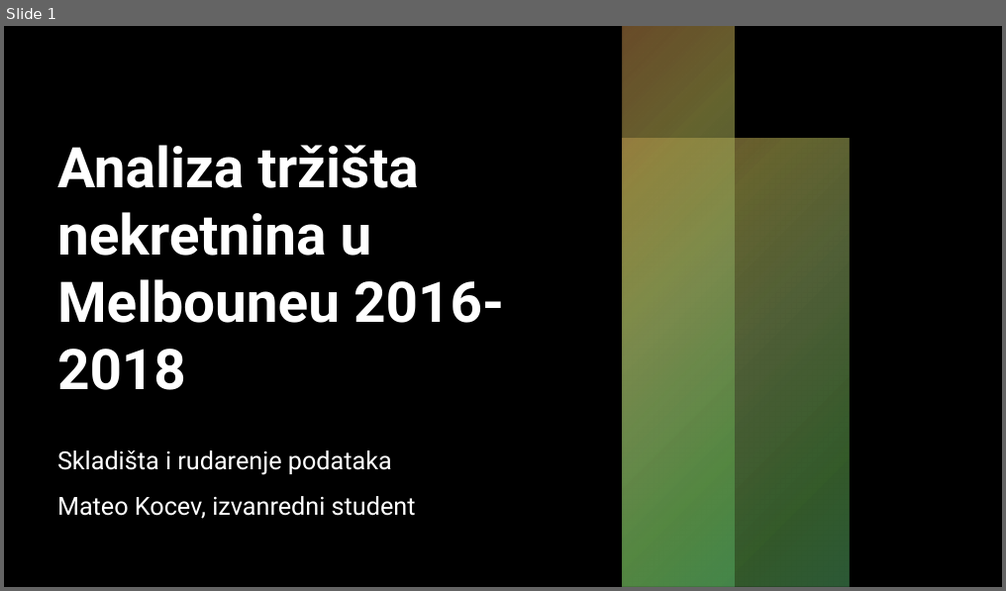
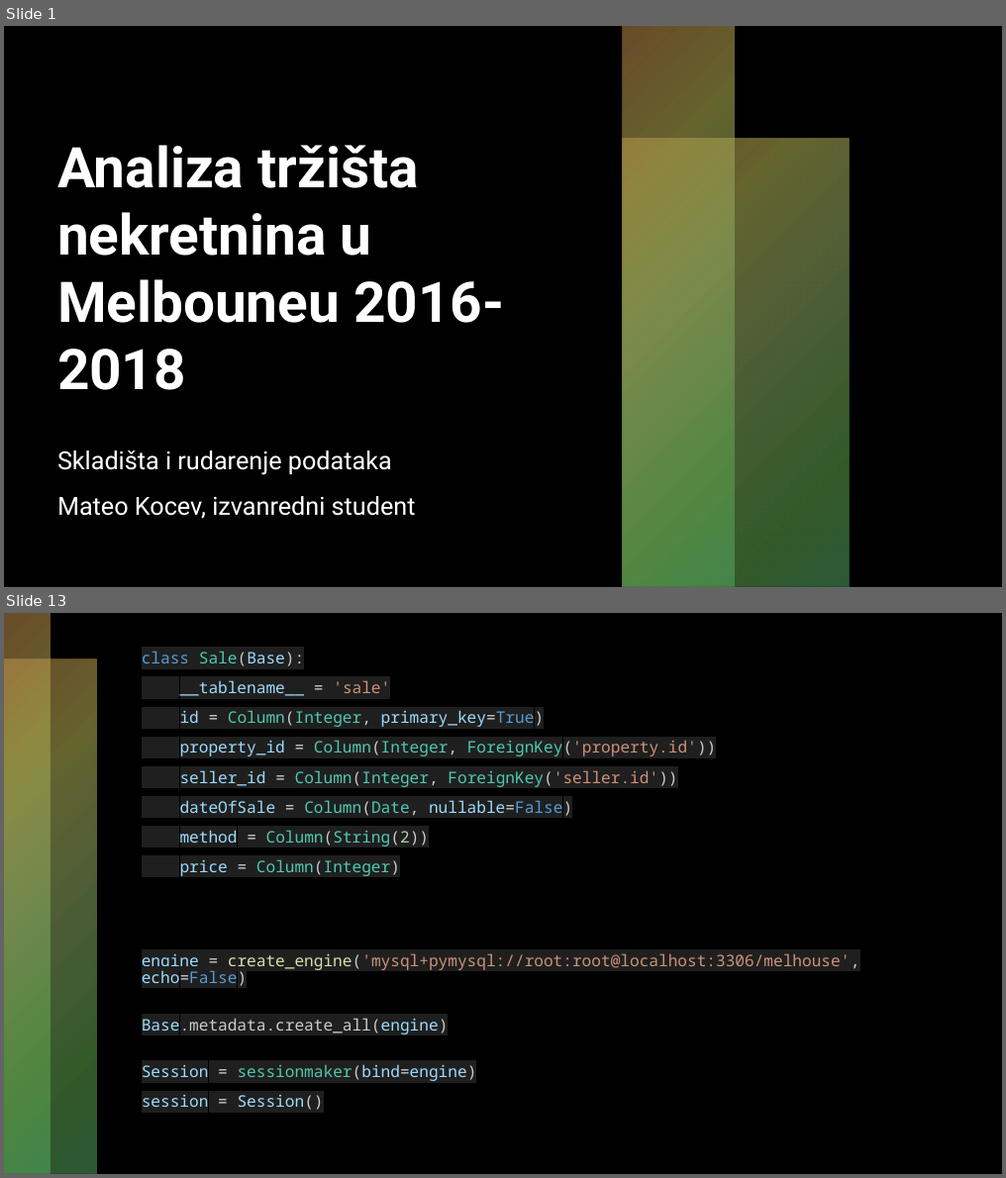
Before and after one commit to mateokocev/sirp, a slide deck: Analiza tržišta nekretnina u Melbouneu 2016-2018.pptx. Shown one above the other, each under a label of ours: slide 1 before the commit, slides 1 and 13 after it; the slides between them are not shown. The pictures are 1006x591 and 1006x1178 pixels, drawn with LibreOffice and Linux fonts; fonts in the diff are those of the drawing; background and template pictures are left out. Boxes give left, top, right and bottom in pixels: in the first picture for what was removed or moved away, otherwise in the second. Text is boxed around its words. In the diff, an @@ line names an element or a change of style, - is before the commit and + after.

```diff
--- a/Analiza tržišta nekretnina u Melbouneu 2016-2018.pptx
+++ b/Analiza tržišta nekretnina u Melbouneu 2016-2018.pptx
@@ slide 13 added at (4, 613, 1002, 1174), background #000000 @@
@@ rectangle added at (4, 613, 51, 1174), fill gradient #D19651 to #A9A64F to #90AB63 to #66B253 to #58B46B @@
@@ rectangle added at (4, 660, 97, 1174), fill gradient #D19651 to #A9A64F to #90AB63 to #66B253 to #58B46B @@
@@ text added at (142, 651, 860, 1110), 15.4 pt, text #9CDCFE @@
+class Sale(Base):
+__tablename__ = 'sale'
+id = Column(Integer, primary_key=True)
+property_id = Column(Integer, ForeignKey('property.id'))
+seller_id = Column(Integer, ForeignKey('seller.id'))
+dateOfSale = Column(Date, nullable=False)
+method = Column(String(2))
+price = Column(Integer)
+engine = create_engine('mysql+pymysql://root:root@localhost:3306/melhouse', echo=False)
+Base.metadata.create_all(engine)
+Session = sessionmaker(bind=engine)
+session = Session()
```
Also in this commit, not shown: 2 slides changed, 37 other slides added, 2 other files.
